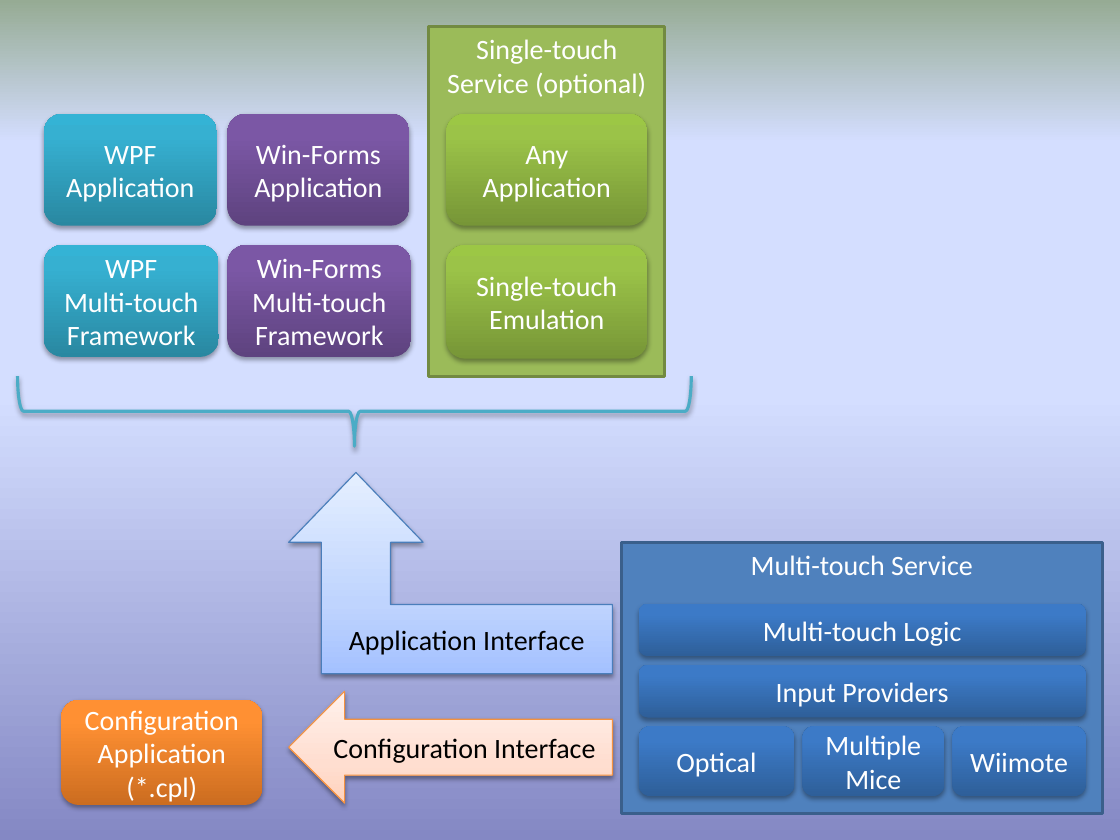
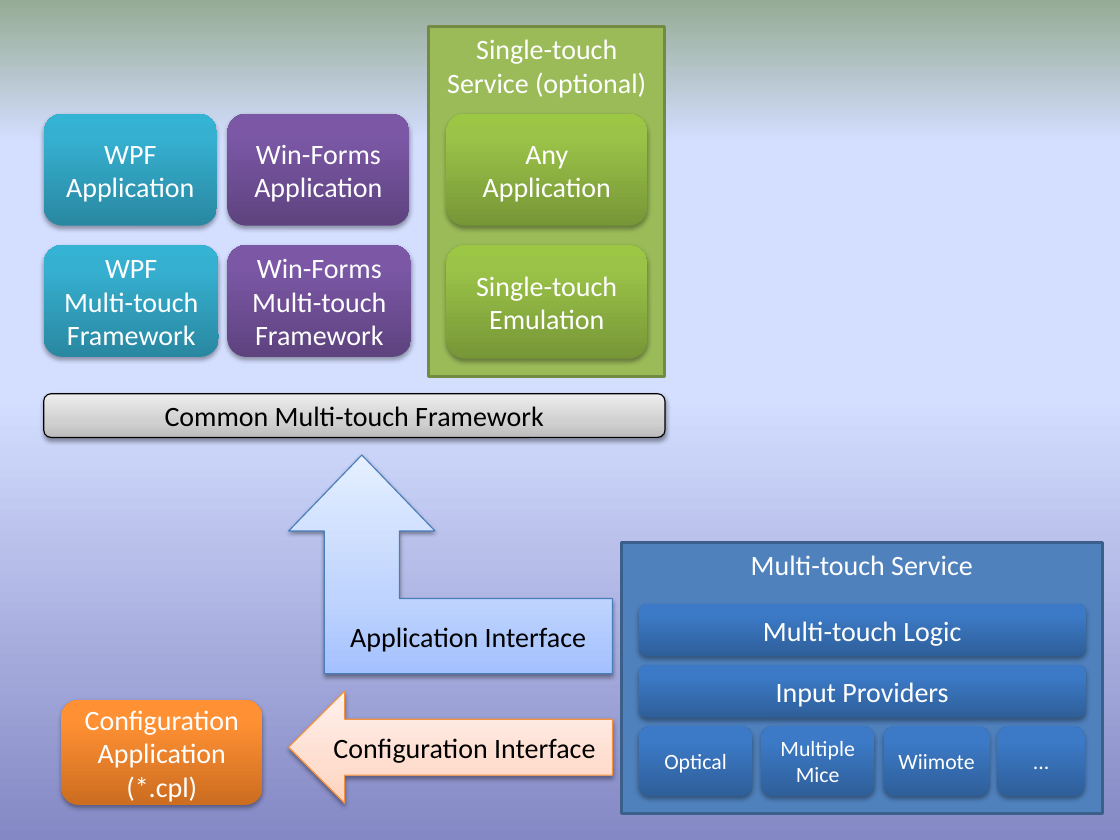
Before and after one commit to nesherhh/MultiTouchVista, a slide deck: slide 1 of Documentation/Architecture.pptx. Drawn at 1120x840 pixels with LibreOffice and Linux fonts; fonts in the diff are those of the drawing. Boxes give left, top, right and bottom in pixels: in the first picture for what was removed or moved away, otherwise in the second. Text is boxed around its words. In the diff, an @@ line names an element or a change of style, - is before the commit and + after.

Commit message:
Updated architekture. Added "..." provider (should show that any provider is possible). Added Common Multitouch Framework for Client Applications.

```diff
--- a/Documentation/Architecture.pptx
+++ b/Documentation/Architecture.pptx
@@ right brace removed at [17,376,692,446] @@
@@ rounded rectangle added at [44,394,665,438], fill gradient #BDBDBD to #D1D1D1 to #EEEEEE, outline #000000 0.75 pt, 18 pt, text #000000 @@
+Common Multi-touch Framework
@@ bent up arrow "Application Interface": place and size @@
-bent up arrow "Application Interface" at [289,473,613,674]
+bent up arrow "Application Interface" at [289,455,613,673]
@@ rounded rectangle "Optical": place and size @@
-rounded rectangle "Optical" at [638,726,794,796]
+rounded rectangle "Optical" at [638,726,753,796]
@@ rounded rectangle "Multiple Mice": place and size @@
-rounded rectangle "Multiple Mice" at [803,726,944,796]
+rounded rectangle "Multiple Mice" at [762,726,875,796]
@@ size 18 to 14 pt in 3 elements at [638,726,753,796], [762,726,875,796], [884,726,989,796] @@
@@ rounded rectangle "Wiimote": place and size @@
-rounded rectangle "Wiimote" at [952,726,1085,796]
+rounded rectangle "Wiimote" at [884,726,989,796]
@@ rounded rectangle added at [998,726,1085,796], fill gradient #2F5F99 to #3D7CC7 to #3A7CCB, 14 pt, text #FFFFFF @@
+...
```
